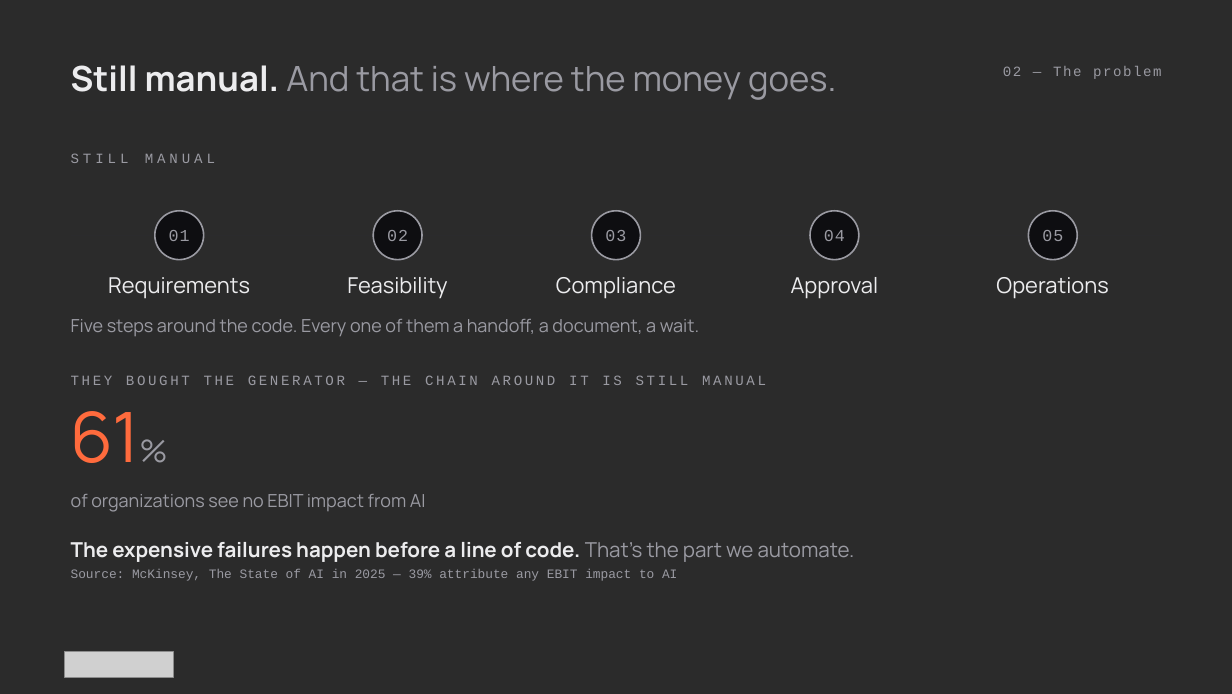
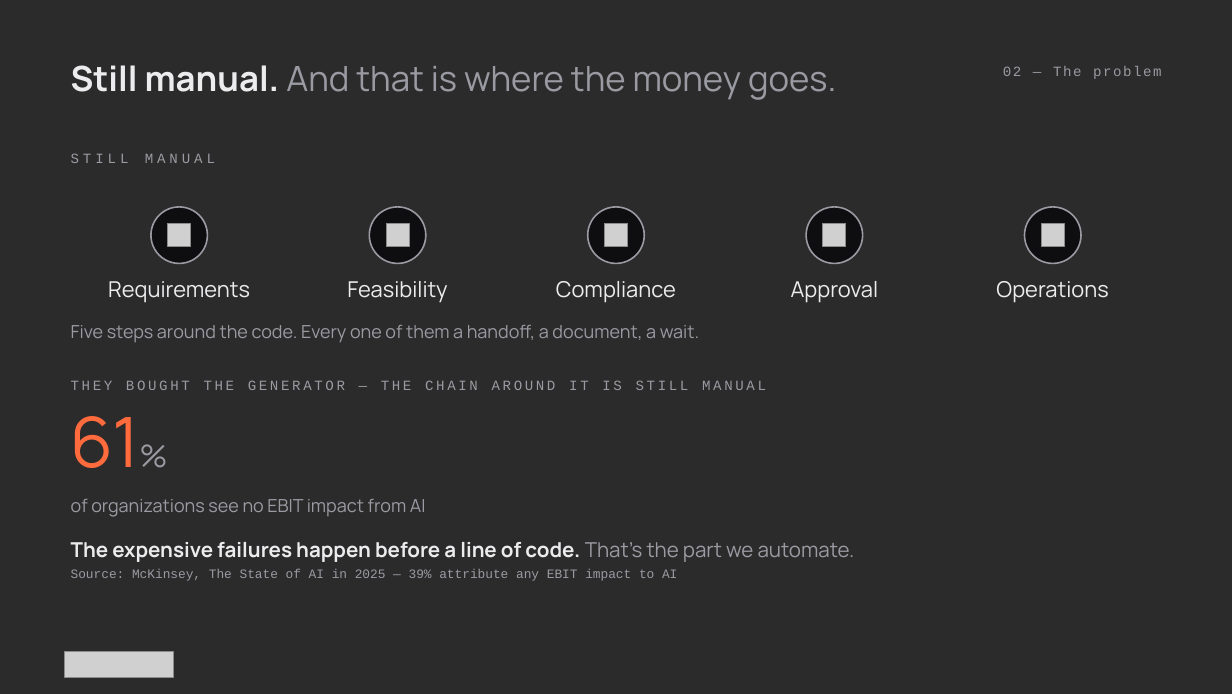
Before and after one commit to athenarunai-gif/Athena, a slide deck: slide 2 of deck/Pitch_Deck_AthenaRun_v2.pptx. Drawn at 1232x694 pixels with LibreOffice and Linux fonts; fonts in the diff are those of the drawing; grey boxes stand for pictures; background and template pictures are left out; a plain dark background stands for a picture behind light text. Boxes give left, top, right and bottom in pixels: in the first picture for what was removed or moved away, otherwise in the second. Text is boxed around its words. In the diff, an @@ line names an element or a change of style, - is before the commit and + after.

```diff
--- a/deck/Pitch_Deck_AthenaRun_v2.pptx
+++ b/deck/Pitch_Deck_AthenaRun_v2.pptx
@@ ellipse: place and size @@
-ellipse at (154, 211, 203, 260)
+ellipse at (151, 207, 207, 264)
@@ ellipse: place and size @@
-ellipse at (373, 211, 422, 260)
+ellipse at (369, 207, 425, 264)
@@ ellipse: place and size @@
-ellipse at (592, 211, 641, 260)
+ellipse at (587, 207, 644, 264)
@@ ellipse: place and size @@
-ellipse at (810, 211, 859, 260)
+ellipse at (807, 207, 863, 264)
@@ ellipse: place and size @@
-ellipse at (1029, 211, 1078, 260)
+ellipse at (1025, 207, 1081, 264)
@@ picture added at (167, 224, 191, 247) @@
@@ text removed at (169, 230, 190, 241) @@
-01
@@ picture added at (386, 224, 409, 247) @@
@@ text removed at (387, 230, 408, 241) @@
-02
@@ picture added at (604, 224, 627, 247) @@
@@ text removed at (605, 230, 626, 241) @@
-03
@@ picture added at (823, 224, 846, 247) @@
@@ text removed at (824, 230, 845, 241) @@
-04
@@ picture added at (1041, 224, 1065, 247) @@
@@ text removed at (1042, 230, 1063, 241) @@
-05
@@ 9 texts: place and size @@
-9 texts at (71, 277, 1108, 512)
+9 texts at (71, 281, 1108, 517)
```
Also in this commit, not shown: 4 other slides changed, 2 other files.
